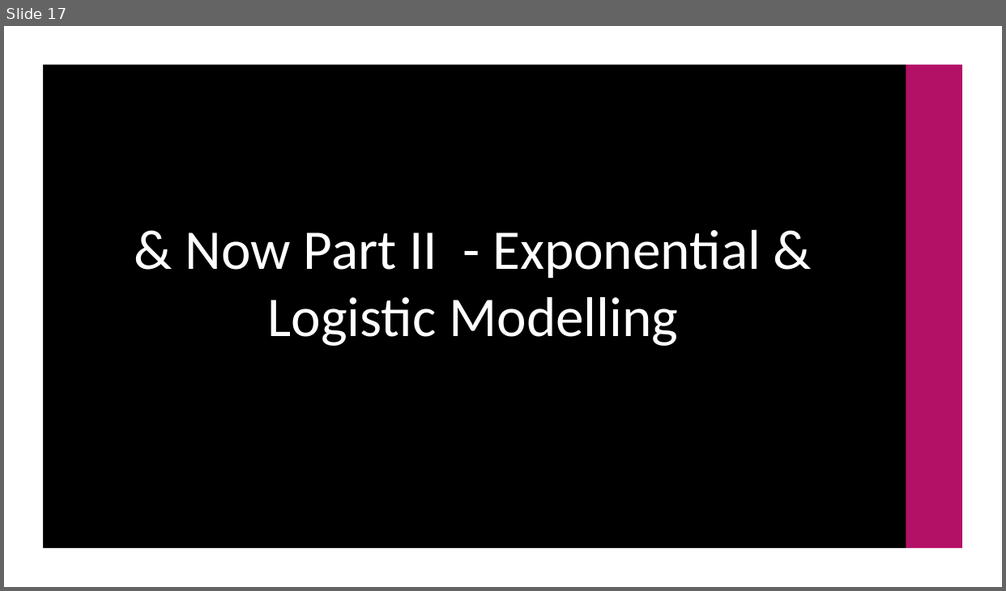
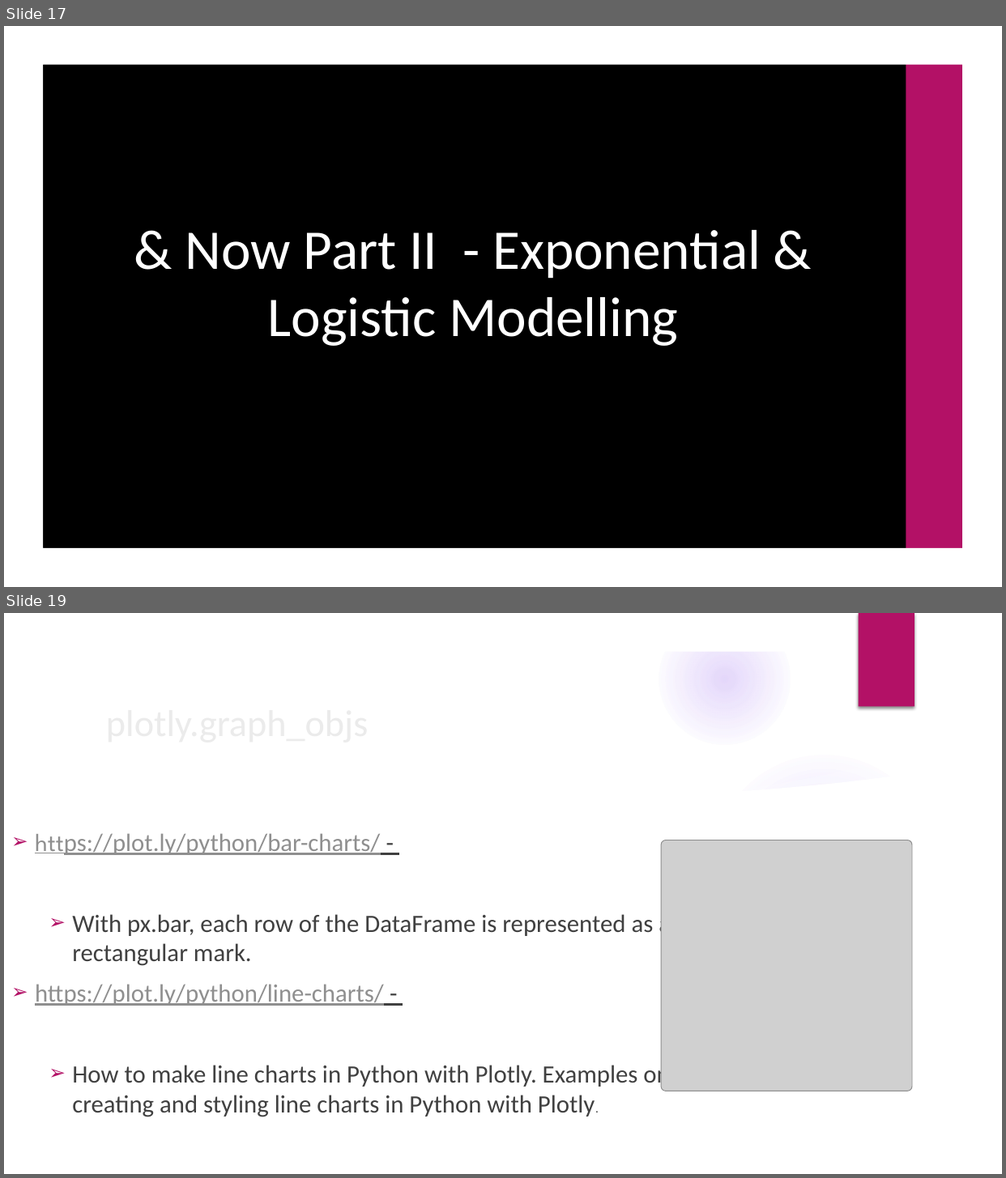
Before and after one commit to Amarnath2501-Kallam/Covid-19_LockDown_Analysis, a slide deck: Covid_19_Predictions.pptx. Shown one above the other, each under a label of ours: slide 17 before the commit, slides 17 and 19 after it; the slides between them are not shown. The pictures are 1006x591 and 1006x1178 pixels, drawn with LibreOffice and Linux fonts; fonts in the diff are those of the drawing; grey boxes stand for pictures; background and template pictures are left out. Boxes give left, top, right and bottom in pixels: in the first picture for what was removed or moved away, otherwise in the second. Text is boxed around its words. In the diff, an @@ line names an element or a change of style, - is before the commit and + after.

```diff
--- a/Covid_19_Predictions.pptx
+++ b/Covid_19_Predictions.pptx
@@ slide 19 added at bbox=[4, 613, 1002, 1174], background picture (left out); not listed: 4 template elements that a slide beside it also shows @@
@@ group added at bbox=[4, 613, 1002, 1174]: 5 ellipses, 3 freeform shapes @@
@@ rectangle added at bbox=[859, 613, 914, 707], fill #B31166 @@
@@ ellipse added at bbox=[709, 750, 939, 981], fill gradient #9B6BF2 @@
@@ freeform shape added at bbox=[698, 812, 971, 894], fill #FFFFFF at 20% opacity @@
@@ text added at bbox=[35, 833, 671, 1118], 24 pt, text #404040 @@
+➢ https://plot.ly/python/bar-charts/ -
+  ➢ With px.bar, each row of the DataFrame is represented as a rectangular mark.
+➢ https://plot.ly/python/line-charts/ -
+  ➢ How to make line charts in Python with Plotly. Examples on creating and styling line charts in Python with Plotly.
@@ freeform shape added at bbox=[41, 842, 965, 1137], fill #FFFFFF @@
@@ picture added at bbox=[661, 841, 912, 1092] @@
@@ title added at bbox=[475, 1065, 537, 1087], 36 pt, text #EBEBEB @@
+plotly.graph_objs
```
Also in this commit, not shown: 2 other slides added, 13 other files.
